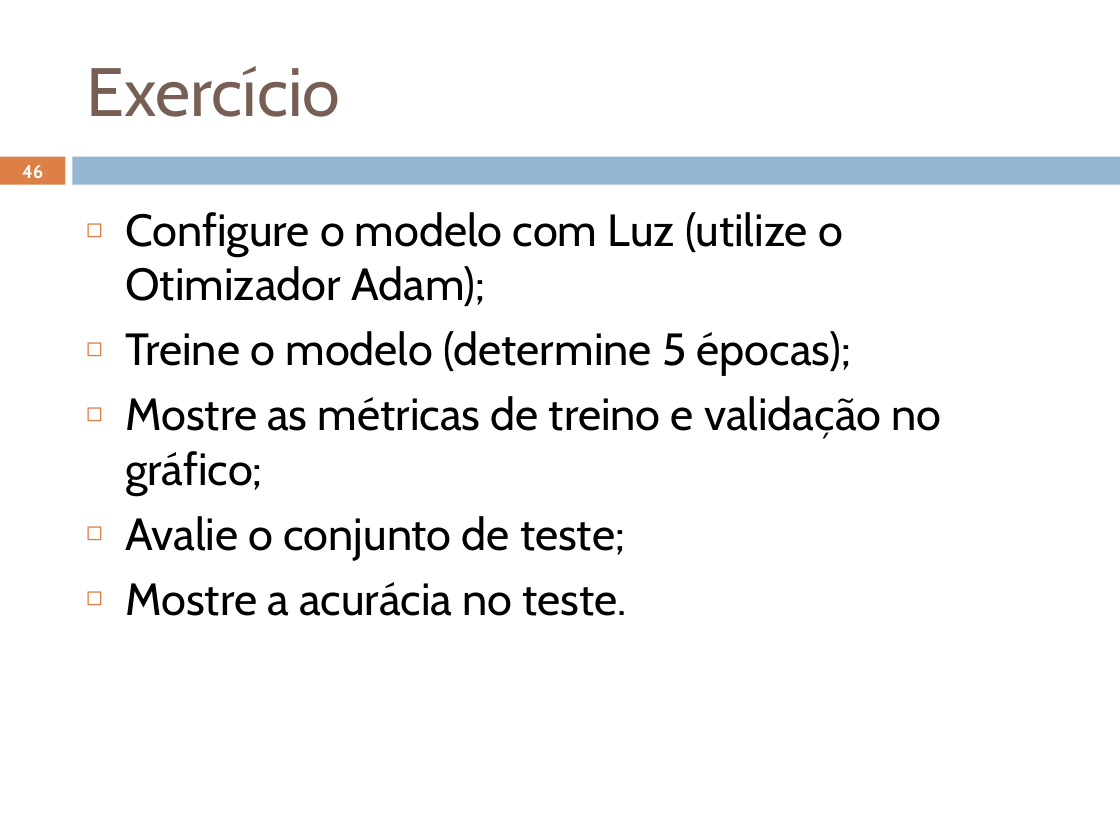
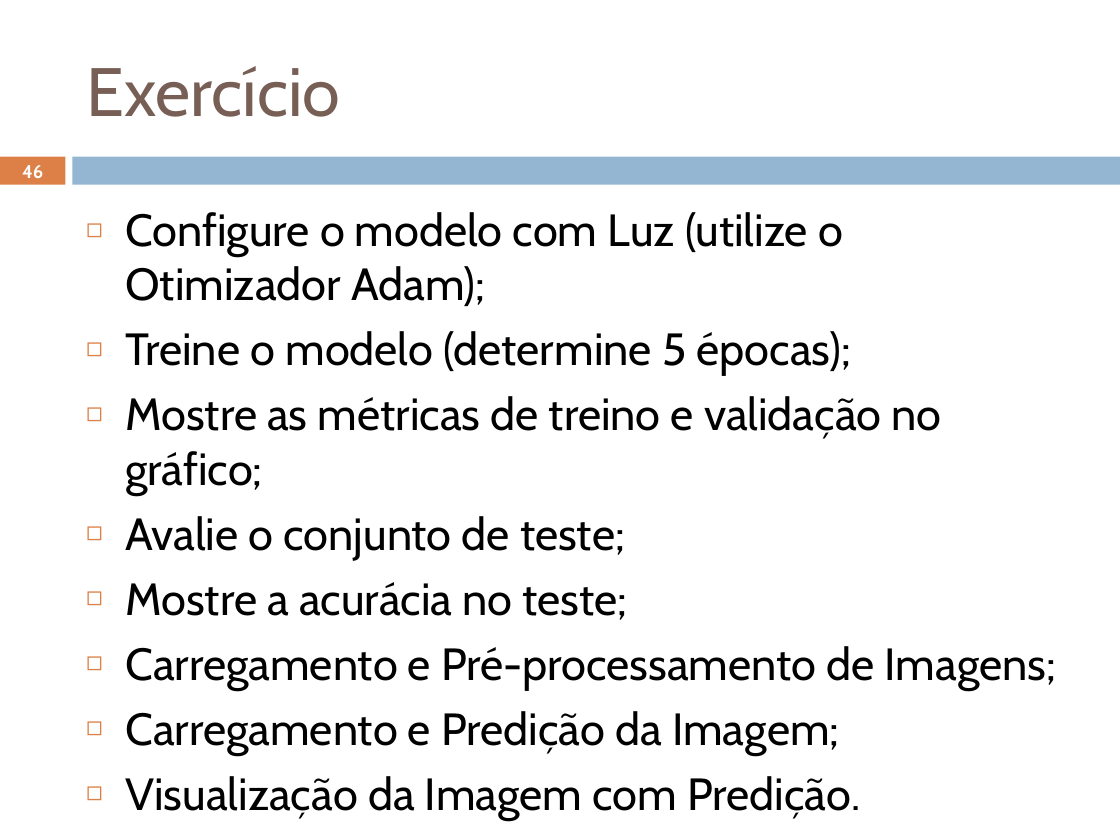
Before and after one commit to renanbeserra/projeto1va, a slide deck: slide 46 of Aula CNN.pptx. Drawn at 1120x840 pixels with LibreOffice and Linux fonts; fonts in the diff are those of the drawing; background and template pictures are left out. Boxes give left, top, right and bottom in pixels: in the first picture for what was removed or moved away, otherwise in the second. Text is boxed around its words. In the diff, an @@ line names an element or a change of style, - is before the commit and + after.

```diff
--- a/Aula CNN.pptx
+++ b/Aula CNN.pptx
@@ text at [125, 582, 1057, 821]: text changed @@
-◻ Mostre a acurácia no teste.
+◻ Mostre a acurácia no teste;
+◻ Carregamento e Pré-processamento de Imagens;
+◻ Carregamento e Predição da Imagem;
+◻ Visualização da Imagem com Predição.
```
Also in this commit, not shown: 2 other slides changed.
